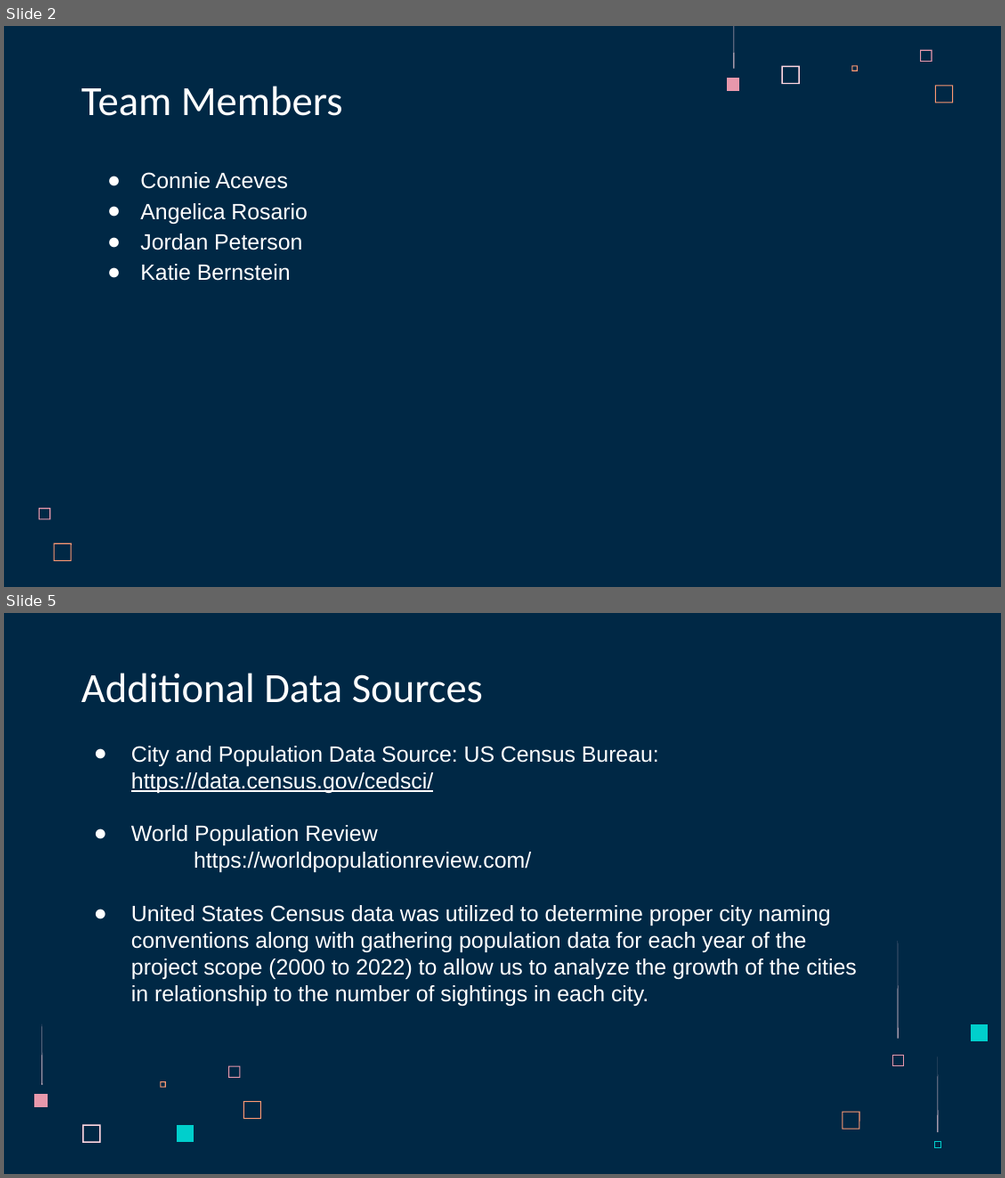
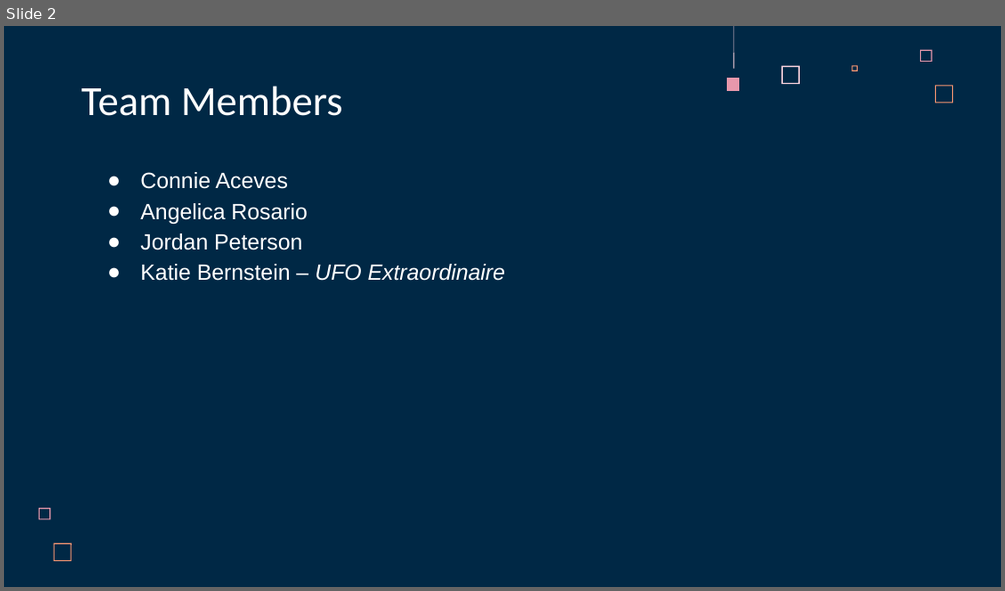
Before and after one commit to acegal1/Group1_Final_Project, a slide deck: _Group 1 Final Project Presentation - UFO Sightings in Arizona.pptx. Shown one above the other, each under a label of ours: slides 2 and 5 before the commit, slide 2 after it; the slides between them are not shown. The pictures are 1005x1178 and 1005x591 pixels, drawn with LibreOffice and Linux fonts; fonts in the diff are those of the drawing. Boxes give left, top, right and bottom in pixels: in the first picture for what was removed or moved away, otherwise in the second. Text is boxed around its words. In the diff, an @@ line names an element or a change of style, - is before the commit and + after.

```diff
--- a/_Group 1 Final Project Presentation - UFO Sightings in Arizona.pptx
+++ b/_Group 1 Final Project Presentation - UFO Sightings in Arizona.pptx
@@ slide 5 removed at (4, 613, 1001, 1174), background #002845 @@
@@ title removed at (81, 673, 483, 703) @@
-Additional Data Sources
@@ text removed at (131, 746, 857, 1005) @@
-● City and Population Data Source: US Census Bureau: https://data.census.gov/cedsci/
-● World Population Review
-https://worldpopulationreview.com/
-● United States Census data was utilized to determine proper city naming conventions along with gathering population data for each year of the project scope (2000 to 2022) to allow us to analyze the growth of the cities in relationship to the number of sightings in each city.
@@ freeform shape removed at (898, 941, 898, 1038) @@
@@ freeform shape removed at (42, 1023, 43, 1085) @@
@@ freeform shape removed at (971, 1023, 987, 1040) @@
@@ freeform shape removed at (228, 1065, 240, 1078) @@
@@ freeform shape removed at (892, 1054, 903, 1065) @@
@@ freeform shape removed at (937, 1056, 938, 1133) @@
@@ freeform shape removed at (161, 1081, 167, 1087) @@
@@ freeform shape removed at (35, 1094, 48, 1106) @@
@@ freeform shape removed at (243, 1101, 261, 1119) @@
@@ freeform shape removed at (842, 1111, 860, 1129) @@
@@ freeform shape removed at (82, 1125, 101, 1143) @@
@@ freeform shape removed at (177, 1126, 194, 1143) @@
@@ freeform shape removed at (934, 1142, 940, 1147) @@
@@ slide 2 changed as well @@
@@ text at (140, 264, 505, 281): text changed; italic on @@
-● Katie Bernstein
+● Katie Bernstein – UFO Extraordinaire
```
Also in this commit, not shown: 7 other slides changed, 7 slides added, 4 other slides removed.
